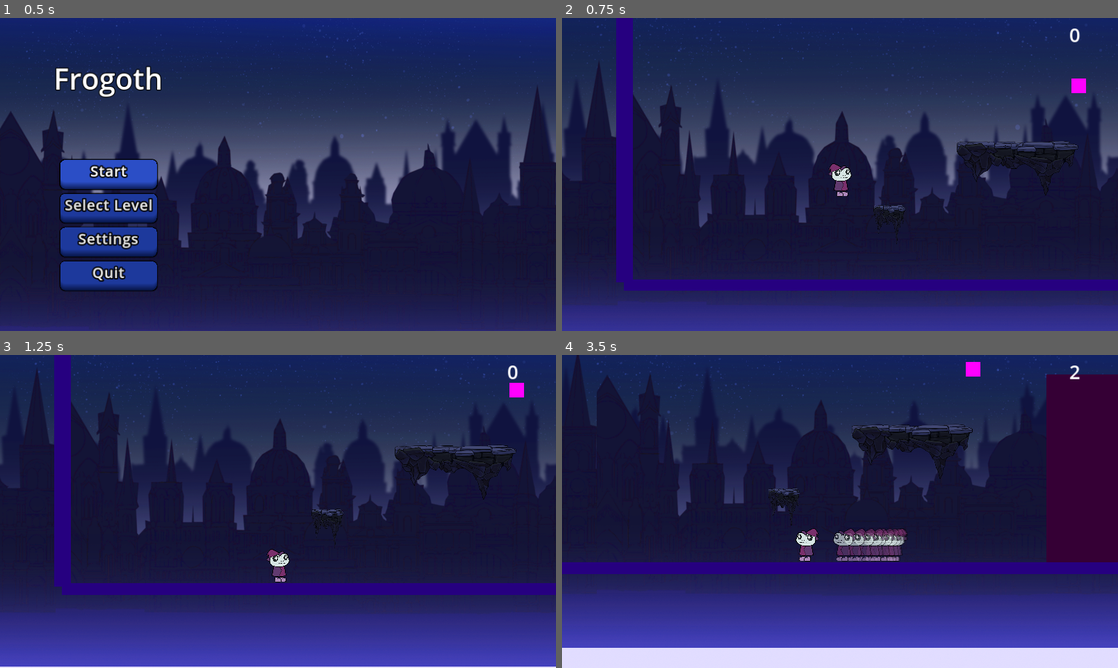
Above: before the commit, frames 1-4 (two rows, left to right).
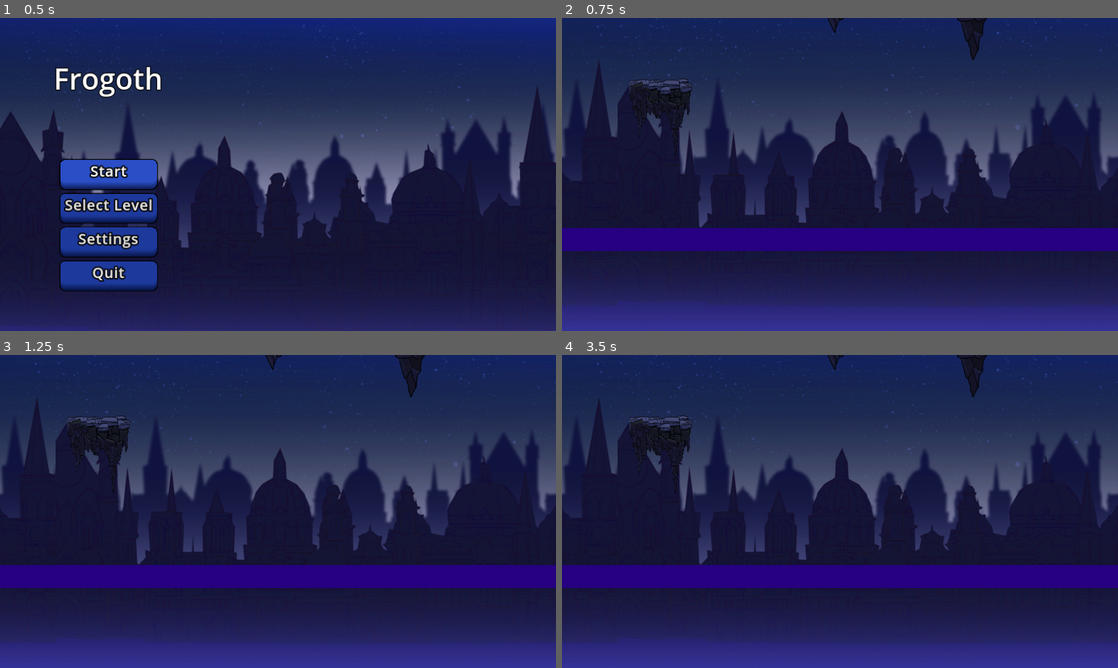
Above: after the commit, the same moments.

Repository: DerBrotDoktor/Frogoth
Game: Godot game, scene res://scenes/main/main.tscn
Same seed, same stepped clock (60 frames per second), same inputs: the game is played once before the commit and once after it.
Inputs (mouse positions are in pixels of both pictures, inside the frame that each line leads up to):
- Up to frame 1 (0.5 s): no input
- Up to frame 2 (0.75 s): click "Start" at 0.5 s
- Up to frame 3 (1.25 s): no input
- Up to frame 4 (3.5 s): move the mouse to (962, 495) at 1.27 s; hold Space (bash) 1.28-2.03 s; hold D (right) 1.28-2.78 s; tap W (up) at 1.52, 2.27 s; move the mouse to (728, 527) at 2.02 s; click (728, 527) at 2.1 s; move the mouse to (895, 442) at 2.77 s; hold A (left) from 2.78 s (still down); tap Shift (dash) at 2.85 s

Frame 1 is identical in both runs. In frame 2, 16% of the frame differs, in the area x 0-100%, y 0-88%; in frame 3, 44%; in frame 4, 56%, in the area x 0-100%, y 0-100%.
Error after the commit: Invalid call. Nonexistent function 'get_player_spawn_position' in base 'Node2D'. (res://scenes/main/main.gd:27)

Commit message:
Added: player spawn point

Diff:
--- /dev/null
+++ b/scenes/level/level.gd
@@ -0,0 +1,11 @@
+extends Node2D
+
+@export var player_spawn_point :Sprite2D
+
+func _ready():
+	player_spawn_point.visible = false
+
+func get_player_spawn_position():
+	var returnValue
+	returnValue = player_spawn_point.position
+	return returnValue
--- a/scenes/main/main.gd
+++ b/scenes/main/main.gd
@@ -24,6 +24,7 @@
 func load_level(id:int):
 	if id < level.size():
 		load_scene(level[id])
+		set_player_position(current_scene.get_player_spawn_position())
 		player.enable()
 		current_level = id
 		start_timer.emit()
@@ -43,3 +44,6 @@
 	if current_level >= 0:
 		load_level(current_level)
 		player.reset()
+
+func set_player_position(position):
+	player.position = position
--- /dev/null
+++ b/scenes/player/player_spwan_point.tscn
@@ -0,0 +1,7 @@
+[gd_scene load_steps=2 format=3 uid="uid://d0gcu70fmmqi4"]
+
+[ext_resource type="Texture2D" uid="uid://c8uej0dhpn2pa" path="res://assets/player/player.png" id="1_xnay4"]
+
+[node name="PlayerSpwanPoint" type="Sprite2D"]
+scale = Vector2(0.3, 0.3)
+texture = ExtResource("1_xnay4")
